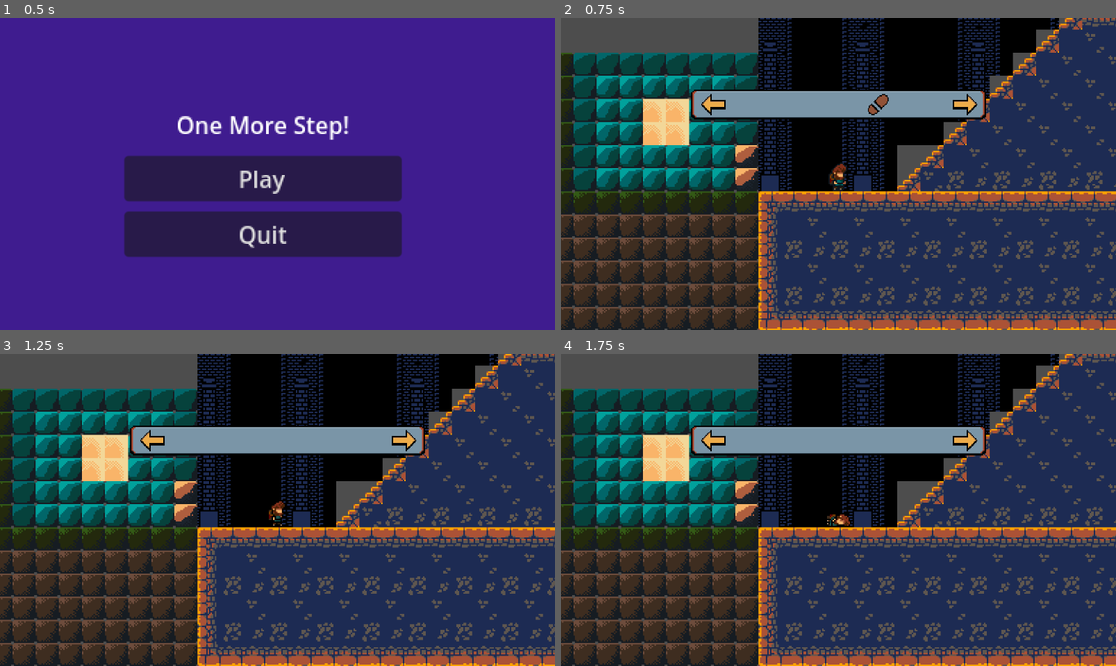
Above: before the commit, frames 1-4 (two rows, left to right).
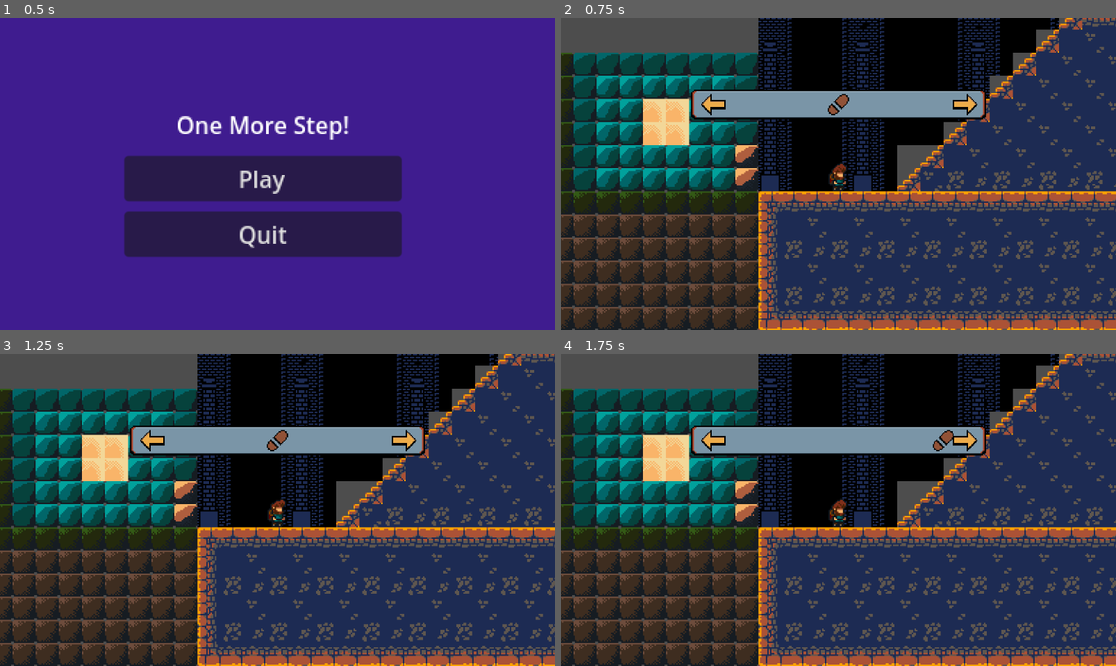
Above: after the commit, the same moments.

Repository: ShadowRaven235/One-more-step
Game: Godot game, scene res://Scenes/menu.tscn
The game is run twice, just before and just after one commit, with the same random seed, the same clock (stepped at 60 frames per second) and the same inputs.
Inputs:
- Up to frame 1 (0.5 s): no input
- Up to frame 2 (0.75 s): click "Play" at 0.5 s
- Up to frame 3 (1.25 s): no input
- Up to frame 4 (1.75 s): tap Enter (ui_accept) at 1.25, 1.35, 1.52 s; hold Right (ui_right) from 1.28 s (still down)

Frame 1 is identical in both runs. In frame 2, 0.3% of the frame differs, in the area x 48-60%, y 24-32%; in frame 3, 0.3%; in frame 4, 0.4%, in the area x 47-71%, y 24-56%.

Commit message:
Slopes work

Diff:
--- a/Global/Utils.gd
+++ b/Global/Utils.gd
@@ -7,3 +7,4 @@
 var tripped = false
 var gameOver = false
 var slope = slopes.NONE
+var waitForFirstInput = true
--- a/Player.gd
+++ b/Player.gd
@@ -3,6 +3,7 @@
 const SPEED = 300.0
 const JUMP_VELOCITY = -400.0
 const maxStepTime = 0.5
+
 
 # Get the gravity from the project settings to be synced with RigidBody nodes.
 var gravity = ProjectSettings.get_setting("physics/2d/default_gravity")
@@ -16,35 +17,51 @@
 	get_node("AnimatedSprite2D").flip_h = true
 
 func _physics_process(delta):
-	# Add the gravity.
-	if not is_on_floor():
-		velocity.y += gravity * delta
+	if Utils.waitForFirstInput == false:
 
-	if Utils.tripped and not Utils.gameOver:
-		velocity.x = move_toward(velocity.x, 0, SPEED)
-		animations.play("Death")
-		Utils.gameOver = true
+		var floorAngle = get_floor_angle()
 
-	if not Utils.tripped:
-		# Handle jump.
-		#if Input.is_action_just_pressed("ui_accept") and is_on_floor():
-		#	velocity.y = JUMP_VELOCITY
+		if floorAngle == 0:
+			Utils.slope = Utils.slopes.NONE
+		elif floorAngle > 0.75 and floorAngle < 1:
+			Utils.slope = Utils.slopes.SLOPE_LEFT
+		elif floorAngle > 0.6 and floorAngle < 0.7 or floorAngle > 1:
+			Utils.slope = Utils.slopes.SLOPE_RIGHT
 
-		# Get the input direction and handle the movement/deceleration.
-		# As good practice, you should replace UI actions with custom gameplay actions.
-		var direction = Input.get_axis("ui_left", "ui_right")
+		# Add the gravity.
+		if not is_on_floor():
+			velocity.y += gravity * delta
 
-		if direction and (Utils.canStep and (Input.is_action_just_pressed("ui_left") or Input.is_action_just_pressed("ui_right")) or stepping):
-			velocity.x = SPEED
-			animations.play("Step")
-			stepping = true
-			stepTime -= delta
-			if stepTime <= 0:
+		if Utils.tripped and not Utils.gameOver:
+			velocity.x = move_toward(velocity.x, 0, SPEED)
+			animations.play("Death")
+			Utils.gameOver = true
+
+		if not Utils.tripped:
+			# Handle jump.
+			#if Input.is_action_just_pressed("ui_accept") and is_on_floor():
+			#	velocity.y = JUMP_VELOCITY
+
+			# Get the input direction and handle the movement/deceleration.
+			# As good practice, you should replace UI actions with custom gameplay actions.
+			var direction = Input.get_axis("ui_left", "ui_right")
+
+			if direction and (Utils.canStep and (Input.is_action_just_pressed("ui_left") or Input.is_action_just_pressed("ui_right")) or stepping):
+				velocity.x = SPEED
+				animations.play("Step")
+				stepping = true
+				stepTime -= delta
+				if stepTime <= 0:
+					stepping = false
+					stepTime = maxStepTime
+			else:
+				velocity.x = move_toward(velocity.x, 0, SPEED)
+				animations.play("Idle")
 				stepping = false
 				stepTime = maxStepTime
-		else:
-			velocity.x = move_toward(velocity.x, 0, SPEED)
-			animations.play("Idle")
-			stepping = false
-			stepTime = maxStepTime
 	move_and_slide()
+
+func _input(event):
+	if event is InputEventKey:
+		if event.pressed:
+			Utils.waitForFirstInput = false
--- a/Step.gd
+++ b/Step.gd
@@ -1,39 +1,47 @@
 extends Area2D
 
+var currentSlope = null
 var direction = 1
 var rightSpeedMultiplier = 1.0
 var leftSpeedMultiplier = 1.0
 
-func _ready():
-	var tween = get_tree().create_tween()
-	tween.tween_property(self, "position", position + Vector2(300 * direction,0), 2)
+func _physics_process(_delta):
+	if Utils.waitForFirstInput == false:
+		if Utils.slope == Utils.slopes.NONE:
+			rightSpeedMultiplier = 1.0
+			leftSpeedMultiplier = 1.0
+		elif Utils.slope == Utils.slopes.SLOPE_RIGHT:
+			rightSpeedMultiplier = 0.5
+			leftSpeedMultiplier = 1.5
+		elif Utils.slope == Utils.slopes.SLOPE_LEFT:
+			rightSpeedMultiplier = 1.5
+			leftSpeedMultiplier = 0.5
 
-func _physics_process(_delta):
-	if Utils.slope == Utils.slopes.NONE:
-		rightSpeedMultiplier = 1.0
-		leftSpeedMultiplier = 1.0
-	elif Utils.slope == Utils.slopes.SLOPE_RIGHT:
-		rightSpeedMultiplier = 0.5
-		leftSpeedMultiplier = 1.5
-	elif Utils.slope == Utils.slopes.SLOPE_LEFT:
-		rightSpeedMultiplier = 1.5
-		leftSpeedMultiplier = 0.5
+		# Update step speed
+		if currentSlope != Utils.slope:
+			currentSlope = Utils.slope
+			var tween = get_tree().create_tween()
+			if direction == 1:
+				tween.tween_property(self, "position", position + Vector2(300 * direction,0), 2 * rightSpeedMultiplier)
+			if direction == -1:
+				tween.tween_property(self, "position", position + Vector2(300 * direction,0), 2 * leftSpeedMultiplier)
 
-	if Utils.canStep and ((direction == 1 and Input.is_action_just_pressed("ui_right")) or (direction == -1 and Input.is_action_just_pressed("ui_left"))):
-		direction = direction * -1
-		var tween = get_tree().create_tween()
+		# Update when stepping
+		if Utils.canStep and ((direction == 1 and Input.is_action_just_pressed("ui_right")) or (direction == -1 and Input.is_action_just_pressed("ui_left"))):
+			direction = direction * -1
+			var tween = get_tree().create_tween()
 
-		# Change direction to the right
-		if direction == 1:
-			tween.tween_property(self, "position", position + Vector2(300 * direction,0), 2 * rightSpeedMultiplier)
-			get_node("AnimatedSprite2D").flip_h = false
-			Utils.canStep = false
+			# Change direction to the right
+			if direction == 1:
+				tween.tween_property(self, "position", position + Vector2(300 * direction,0), 2 * rightSpeedMultiplier)
+				get_node("AnimatedSprite2D").flip_h = false
+				Utils.canStep = false
 
-		# Change direction to the left
-		if direction == -1:
-			tween.tween_property(self, "position", position + Vector2(300 * direction,0), 2 * leftSpeedMultiplier)
-			get_node("AnimatedSprite2D").flip_h = true
-			Utils.canStep = false
+			# Change direction to the left
+			if direction == -1:
+				tween.tween_property(self, "position", position + Vector2(300 * direction,0), 2 * leftSpeedMultiplier)
+				get_node("AnimatedSprite2D").flip_h = true
+				Utils.canStep = false
 
 func _on_area_entered(area):
 	if area.name == "Trip":
